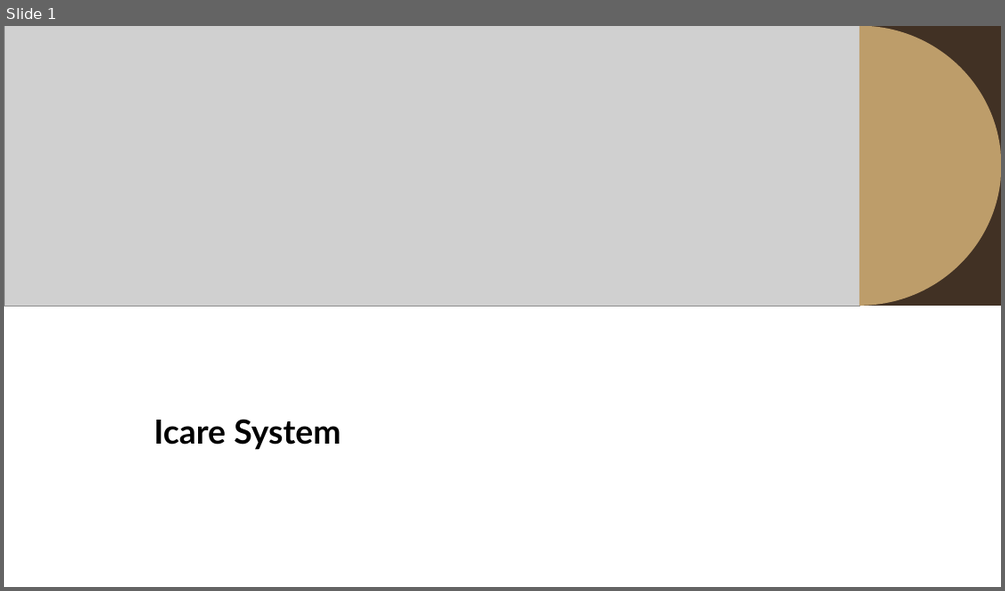
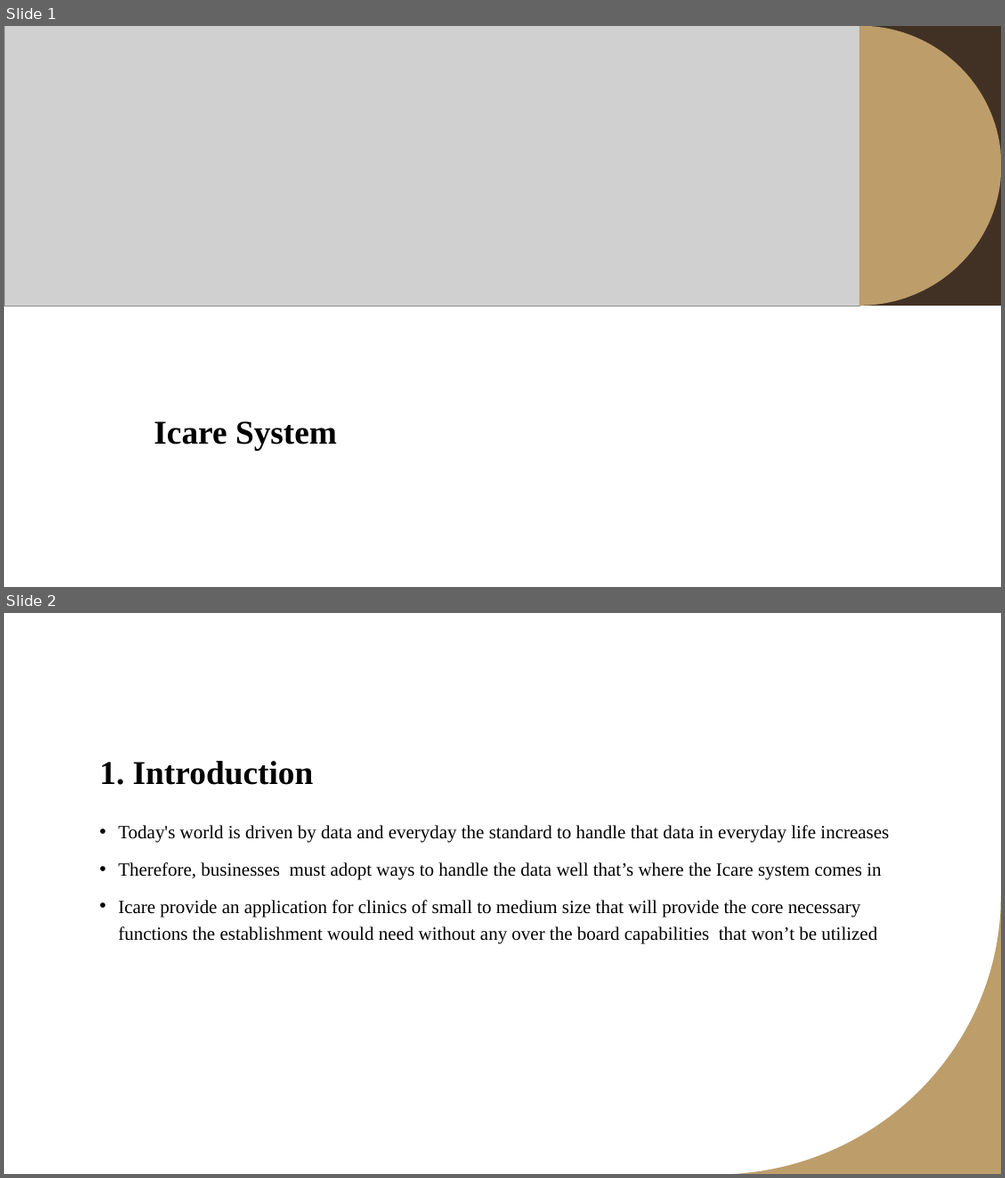
Before and after one commit to khalilAlsulaimani/Software-Engineering-2-Project, a slide deck: report presenatation.pptx. Shown one above the other, each under a label of ours: slide 1 before the commit, slides 1 and 2 after it. The pictures are 1005x591 and 1005x1178 pixels, drawn with LibreOffice and Linux fonts; fonts in the diff are those of the drawing; grey boxes stand for pictures. Boxes give left, top, right and bottom in pixels: in the first picture for what was removed or moved away, otherwise in the second. Text is boxed around its words. In the diff, an @@ line names an element or a change of style, - is before the commit and + after.

```diff
--- a/report presenatation.pptx
+++ b/report presenatation.pptx
@@ slide 2 added at [4,613,1001,1174], background #FFFFFF; not listed: 1 template element that a slide beside it also shows @@
@@ title added at [99,761,314,785], 32 pt, text #000000, bold @@
+1. Introduction
@@ text added at [118,825,889,944], 18 pt, text #000000 @@
+• Today's world is driven by data and everyday the standard to handle that data in everyday life increases
+• Therefore, businesses must adopt ways to handle the data well that’s where the Icare system comes in
+• Icare provide an application for clinics of small to medium size that will provide the core necessary functions the establishment would need without any over the board capabilities that won’t be utilized
@@ slide 1 changed as well @@
@@ title "Icare System" at [154,421,337,450]: font Lato to Times New Roman @@
```
Also in this commit, not shown: 16 other slides added, 4 slides removed, 1 other file.
